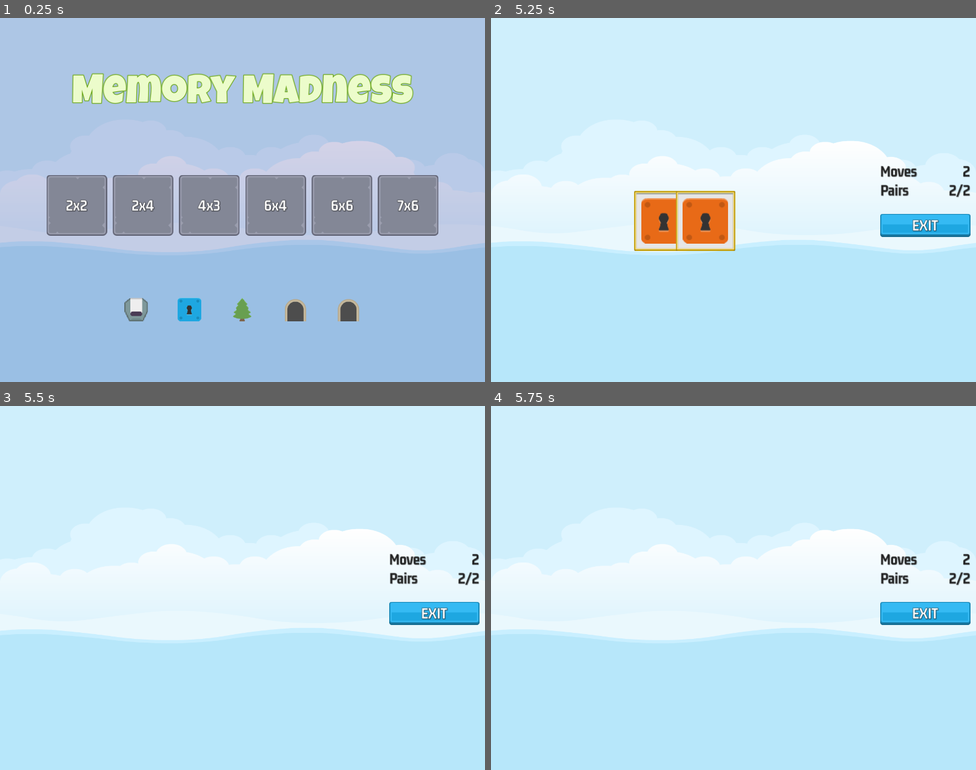
Above: before the commit, frames 1-4 (two rows, left to right).
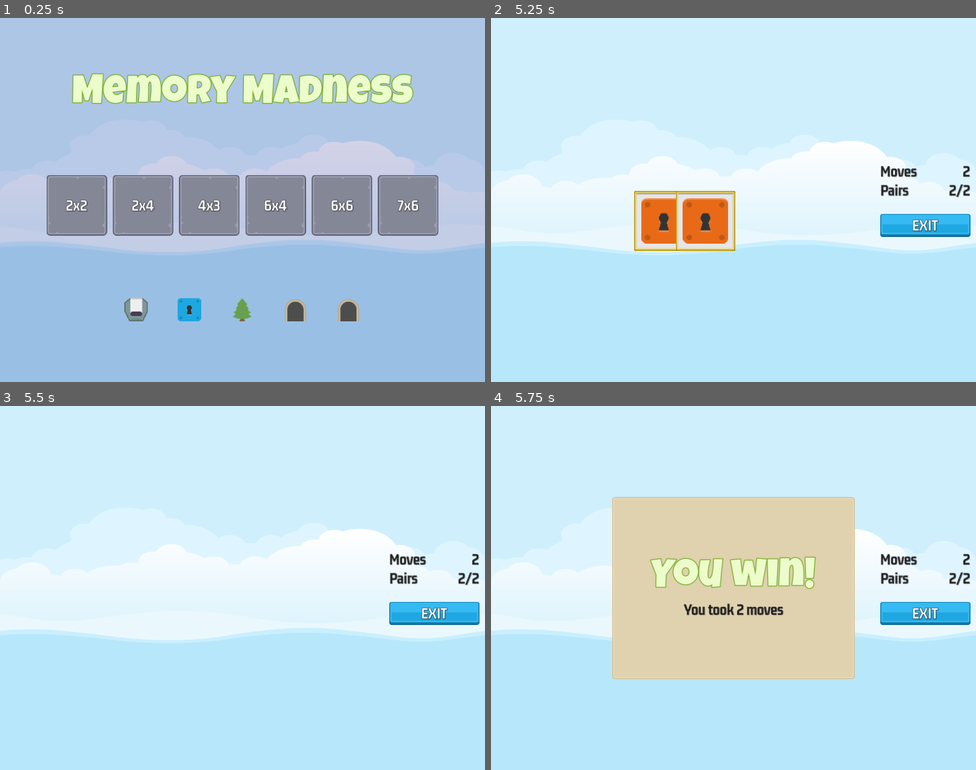
Above: after the commit, the same moments.

Repository: niamh-d/godot-memory-madness
Game: Godot game, scene res://scenes/master/master.tscn
Same seed, same stepped clock (60 frames per second), same inputs: the game is played once before the commit and once after it.
Inputs (mouse positions are in pixels of both pictures, inside the frame that each line leads up to):
- Up to frame 1 (0.25 s): no input
- Up to frame 2 (5.25 s): click "2x2" at 0.5 s; click (665, 178) at 1.25 s; click (704, 178) at 2.02 s; click (665, 221) at 2.77 s; click (704, 221) at 3.52 s; click (665, 221) at 4.27 s
- Up to frame 3 (5.5 s): no input
- Up to frame 4 (5.75 s): no input

Frames 1-3 are identical in both runs. In frame 4, 25% of the frame differs, in the area x 25-75%, y 25-75%.

Commit message:
game over ui

Diff:
--- a/scenes/game/game.tscn
+++ b/scenes/game/game.tscn
@@ -6,6 +6,7 @@
 [ext_resource type="Texture2D" uid="uid://c1ka0c4eh5l7e" path="res://assets/ui/green_button00.png" id="3_u1a3b"]
 [ext_resource type="LabelSettings" uid="uid://bb630qrhxr0ef" path="res://assets/GM_32_White.tres" id="4_k70sa"]
 [ext_resource type="PackedScene" uid="uid://c7ctcar2uf6ki" path="res://scenes/scorer/scorer.tscn" id="6_an16w"]
+[ext_resource type="PackedScene" uid="uid://gdqaces1ec4i" path="res://scenes/game_over_ui/game_over_ui.tscn" id="7_rucos"]
 
 [node name="Game" type="Control"]
 layout_mode = 3
@@ -104,4 +105,8 @@
 
 [node name="Scorer" parent="." instance=ExtResource("6_an16w")]
 
+[node name="GameOverUI" parent="." instance=ExtResource("7_rucos")]
+visible = false
+layout_mode = 1
+
 [connection signal="pressed" from="HB/MC2/VB/ExitButton" to="." method="_on_exit_button_pressed"]
--- /dev/null
+++ b/scenes/game_over_ui/game_over_ui.gd
@@ -0,0 +1,16 @@
+extends Control
+
+@onready var moves_label: Label = $NinePatchRect/MC/VB/MovesLabel
+
+
+func _ready() -> void:
+	SignalManager.on_game_over.connect(on_game_over)
+	SignalManager.on_game_exit_pressed.connect(on_game_exit_pressed)
+
+func on_game_over(moves: int) -> void:
+	moves_label.text = "You took %d moves" % moves
+	show()
+
+
+func on_game_exit_pressed() -> void:
+	hide()
--- /dev/null
+++ b/scenes/game_over_ui/game_over_ui.tscn
@@ -0,0 +1,61 @@
+[gd_scene load_steps=5 format=3 uid="uid://gdqaces1ec4i"]
+
+[ext_resource type="Script" path="res://scenes/game_over_ui/game_over_ui.gd" id="1_68mjr"]
+[ext_resource type="Texture2D" uid="uid://cph8t8h1fjrk1" path="res://assets/ui/UIbg.png" id="1_knqqm"]
+[ext_resource type="LabelSettings" uid="uid://bb475bkqlpx44" path="res://assets/LG_84_Green.tres" id="2_ayn4c"]
+[ext_resource type="LabelSettings" uid="uid://efdir2vdny11" path="res://assets/GM_32_Dark.tres" id="3_aeu3x"]
+
+[node name="GameOverUI" type="Control"]
+layout_mode = 3
+anchors_preset = 15
+anchor_right = 1.0
+anchor_bottom = 1.0
+grow_horizontal = 2
+grow_vertical = 2
+mouse_filter = 2
+script = ExtResource("1_68mjr")
+
+[node name="NinePatchRect" type="NinePatchRect" parent="."]
+layout_mode = 1
+anchors_preset = 8
+anchor_left = 0.5
+anchor_top = 0.5
+anchor_right = 0.5
+anchor_bottom = 0.5
+offset_left = -256.0
+offset_top = -192.0
+offset_right = 256.0
+offset_bottom = 192.0
+grow_horizontal = 2
+grow_vertical = 2
+texture = ExtResource("1_knqqm")
+patch_margin_left = 10
+patch_margin_top = 10
+patch_margin_right = 10
+patch_margin_bottom = 10
+
+[node name="MC" type="MarginContainer" parent="NinePatchRect"]
+layout_mode = 1
+anchors_preset = 15
+anchor_right = 1.0
+anchor_bottom = 1.0
+grow_horizontal = 2
+grow_vertical = 2
+
+[node name="VB" type="VBoxContainer" parent="NinePatchRect/MC"]
+layout_mode = 2
+size_flags_vertical = 4
+
+[node name="Label" type="Label" parent="NinePatchRect/MC/VB"]
+layout_mode = 2
+text = "You win!"
+label_settings = ExtResource("2_ayn4c")
+horizontal_alignment = 1
+vertical_alignment = 1
+
+[node name="MovesLabel" type="Label" parent="NinePatchRect/MC/VB"]
+layout_mode = 2
+text = "placeholder text"
+label_settings = ExtResource("3_aeu3x")
+horizontal_alignment = 1
+vertical_alignment = 1
--- a/scenes/scorer/scorer.gd
+++ b/scenes/scorer/scorer.gd
@@ -48,6 +48,9 @@
 	if selections_are_pair():
 		kill_tiles()
 
+func check_game_over() -> void:
+	if _target_pairs == _pairs_made:
+		SignalManager.on_game_over.emit(_moves_made)
 
 func on_tile_selected(t: MemoryTile) -> void:
 	t.reveal(true)
@@ -59,5 +62,5 @@
 		for s in _selections:
 			s.reveal(false)
 	_selections.clear()
-	# check game over
+	check_game_over()
 	SignalManager.on_selection_enabled.emit()
Not shown: 1 places in scenes/game/game.tscn that only renumber resources
